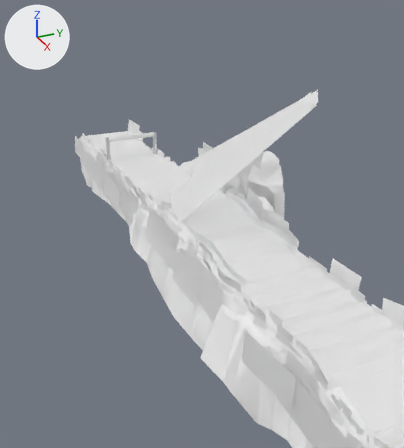
A saved change to the FBX model Assets/Map/Models/Theme_01/Forest_15.fbx.
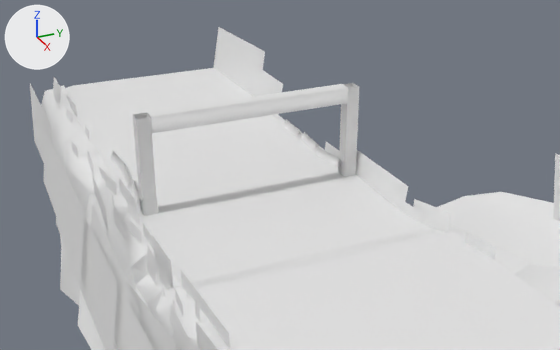
Each version appears first from a camera (50 mm lens) standing at (155.4, -34.2, 43.4) and looking at (38.5, 18.4, -15.1), and next in a close-up from a camera (50 mm lens) standing at (60.9, -9.3, 19.2) and looking at (25.1, 6.8, 1.3). Arrows for +X, +Y and +Z are at upper left; the lights stay in place. Where no turn or scale is listed for an object, it has been applied to the vertices.

In view in the first close-up: 'Ground_01', 'Label_01', 'Mountain_01', 'Start_01', 'Tree_01'.
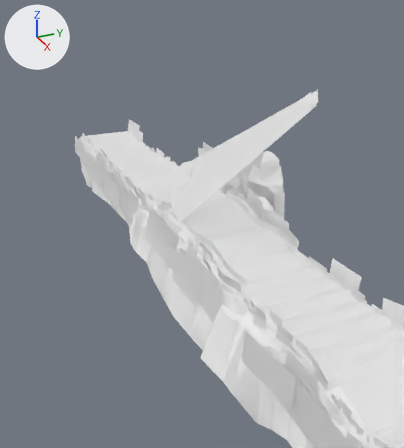
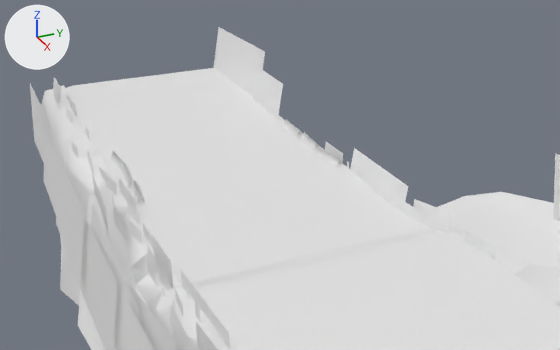
Changed parts and their boxes [x1, y1, x2, y2] in the close-ups (560 x 350 px):
'Start_01', deleted: before [132, 83, 360, 216]
    faces in mat_label_mat_01 (white #e7e7e7): [139, 84, 357, 216]
    faces in mat_leak_mat_01 (white #e7e7e7): [132, 83, 360, 201]

The change, as a list of edits to the scene's bpy script:
```text
Remove ob_start_01:
    ob_start_01 = bpy.data.objects.new('Start_01', me_mesh_006)
    ob_start_01.location = (23.89, 5.68, 2.76)
```
